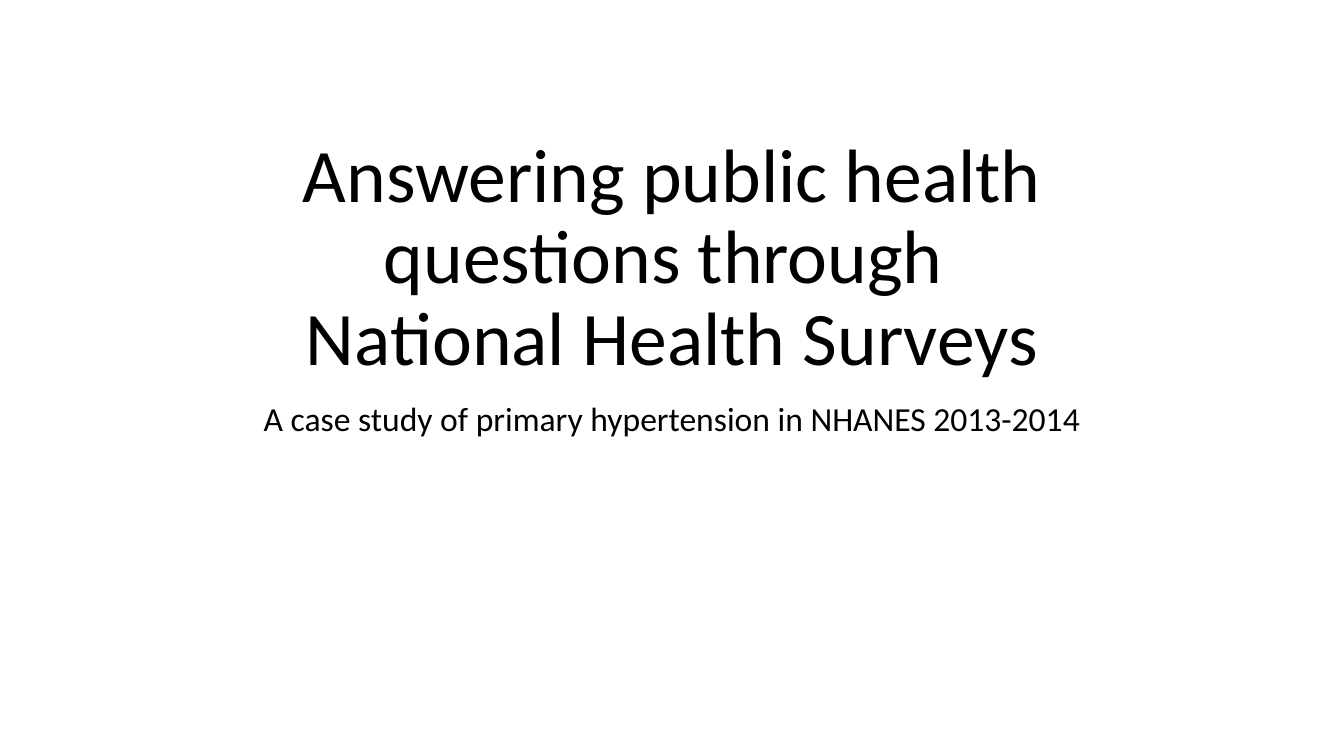
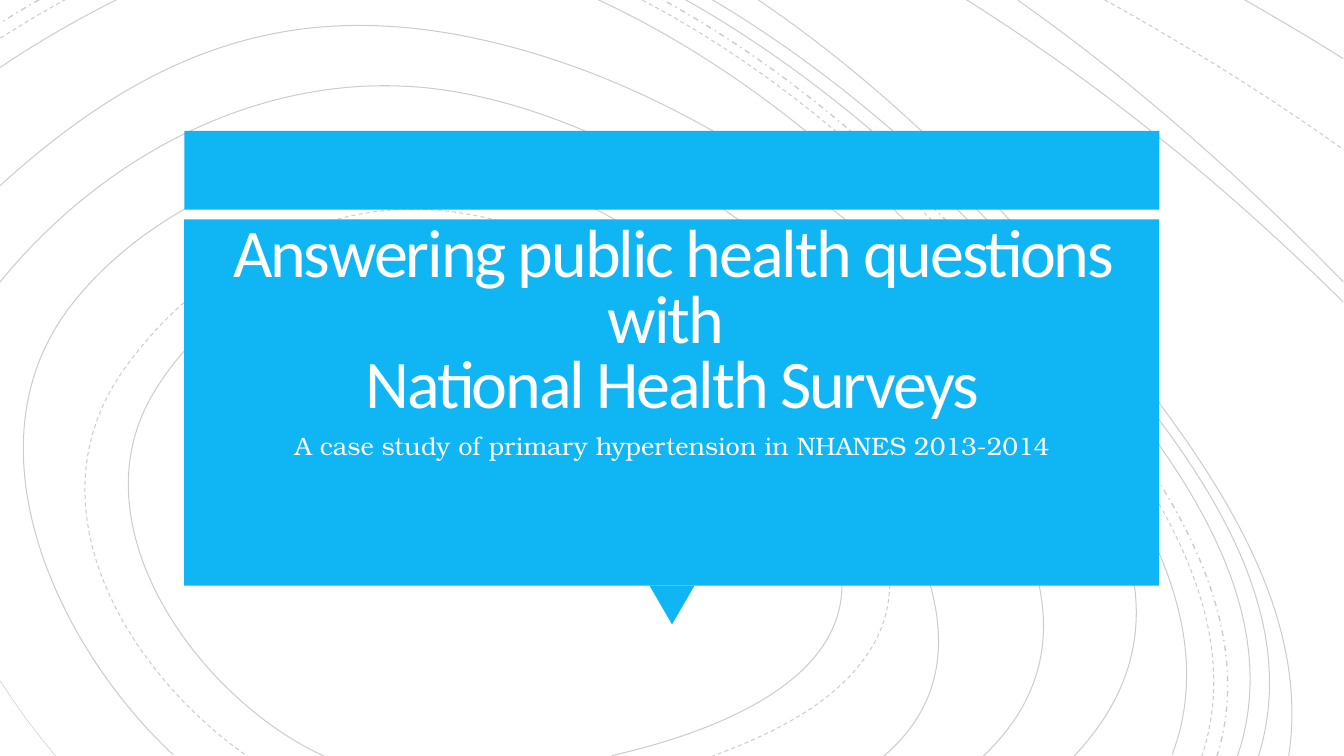
Before and after one commit to jleblond/NHANES_data_analytics, a slide deck: slide 1 of presentation.pptx. Drawn at 1344x756 pixels with LibreOffice and Linux fonts; fonts in the diff are those of the drawing. Boxes give left, top, right and bottom in pixels: in the first picture for what was removed or moved away, otherwise in the second. Text is boxed around its words. In the diff, an @@ line names an element or a change of style, - is before the commit and + after.

Commit message:
WIP presentation

```diff
--- a/presentation.pptx
+++ b/presentation.pptx
@@ group added at bbox=[0, 0, 1344, 756]: 19 freeform shapes @@
@@ rectangle added at bbox=[185, 131, 1159, 210], fill #10B6F4 @@
@@ rectangle added at bbox=[185, 220, 1159, 586], fill #10B6F4 @@
@@ title at bbox=[233, 229, 1114, 419]: text changed; size 54 to 48.6 pt; text colour #000000 to #FFFEFF @@
-Answering public health questions through
-National Health Surveys
+Answering public health questions with
+National Health Surveys
@@ subtitle "A case study of primary ...": place and size @@
-subtitle "A case study of primary ..." at bbox=[264, 407, 1079, 437]
+subtitle "A case study of primary ..." at bbox=[295, 436, 1049, 461]
@@ subtitle "A case study of primary ..." at bbox=[295, 436, 1049, 461]: size 24 to 18 pt, font Calibri to TeX Gyre Bonum, text colour #000000 to #FFFEFF; line spacing 0.9 to 1 @@
@@ triangle added at bbox=[649, 586, 695, 624], fill #10B6F4 @@
```
Also in this commit, not shown: 3 other slides changed, 10 slides added, 1 slide removed, 5 other files.
